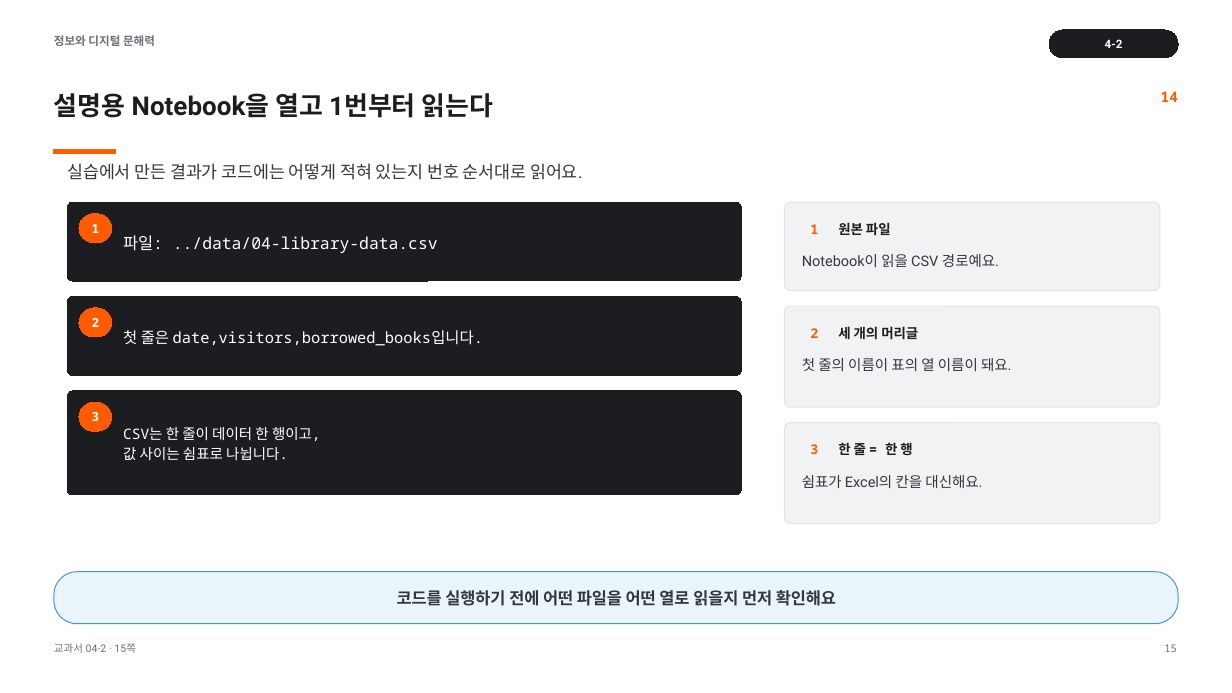
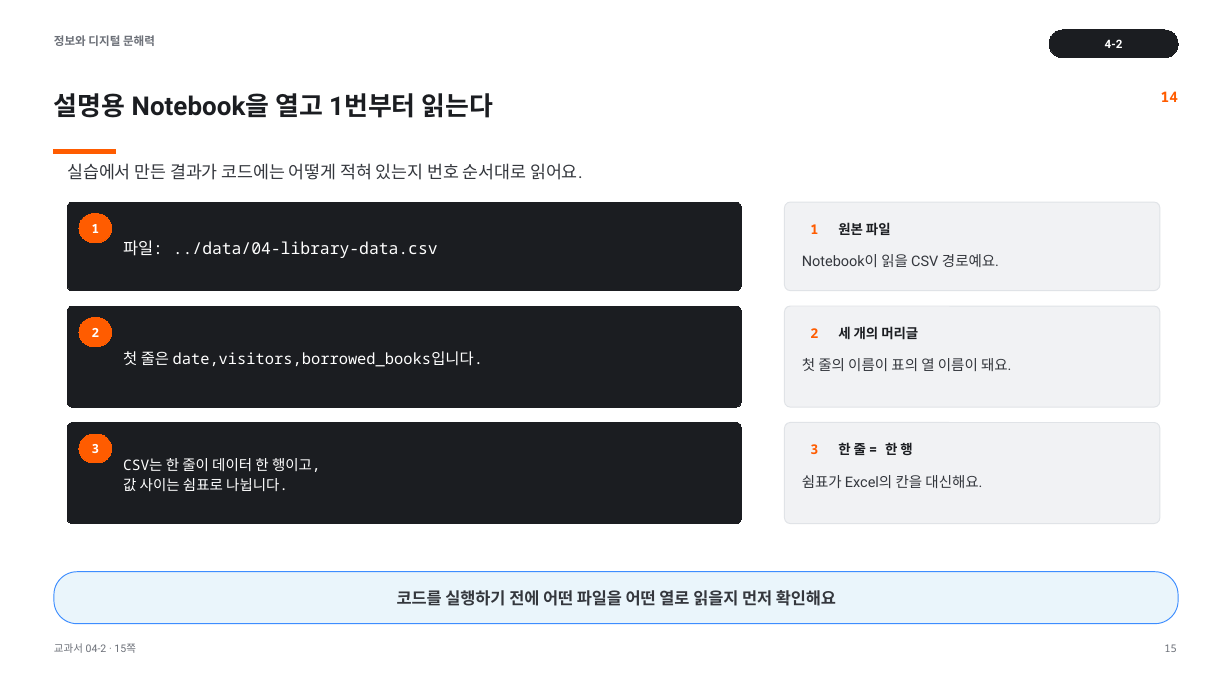
Before and after one commit to cozy819/2026-02__jdh, a slide deck: slide 15 of 04/ppt/04-2_pandas로_표_데이터를_쉽게_사용하기.pptx. Drawn at 1232x693 pixels with LibreOffice and Linux fonts; fonts in the diff are those of the drawing. Boxes give left, top, right and bottom in pixels: in the first picture for what was removed or moved away, otherwise in the second. Text is boxed around its words. In the diff, an @@ line names an element or a change of style, - is before the commit and + after.

```diff
--- a/04/ppt/04-2_pandas로_표_데이터를_쉽게_사용하기.pptx
+++ b/04/ppt/04-2_pandas로_표_데이터를_쉽게_사용하기.pptx
@@ rounded rectangle: place and size @@
-rounded rectangle at (67,202,741,281)
+rounded rectangle at (67,202,741,291)
@@ text "파일: ../data/04-library-data.csv": place and size @@
-text "파일: ../data/04-library-data.csv" at (123,235,438,253)
+text "파일: ../data/04-library-data.csv" at (123,240,438,258)
@@ rounded rectangle: place and size @@
-rounded rectangle at (67,297,741,375)
+rounded rectangle at (67,306,741,407)
@@ rounded rectangle "2": place and size @@
-rounded rectangle "2" at (79,308,111,336)
+rounded rectangle "2" at (79,318,111,347)
@@ text "첫 줄은 date,visitors,borrowed_books입니다.": place and size @@
-text "첫 줄은 date,visitors,borrowed_books입니다." at (123,330,483,346)
+text "첫 줄은 date,visitors,borrowed_books입니다." at (123,351,483,367)
@@ rounded rectangle: place and size @@
-rounded rectangle at (67,391,741,494)
+rounded rectangle at (67,422,741,523)
@@ proportions changed in 3 elements at (67,202,741,291), (67,306,741,407), (67,422,741,523) @@
@@ rounded rectangle "3": place and size @@
-rounded rectangle "3" at (79,402,111,431)
+rounded rectangle "3" at (79,434,111,463)
@@ text "CSV는 한 줄이 데이터 한 ...": place and size @@
-text "CSV는 한 줄이 데이터 한 ..." at (123,427,321,460)
+text "CSV는 한 줄이 데이터 한 ..." at (123,458,321,491)
```
Also in this commit, not shown: 7 other slides changed, 8 other files.
